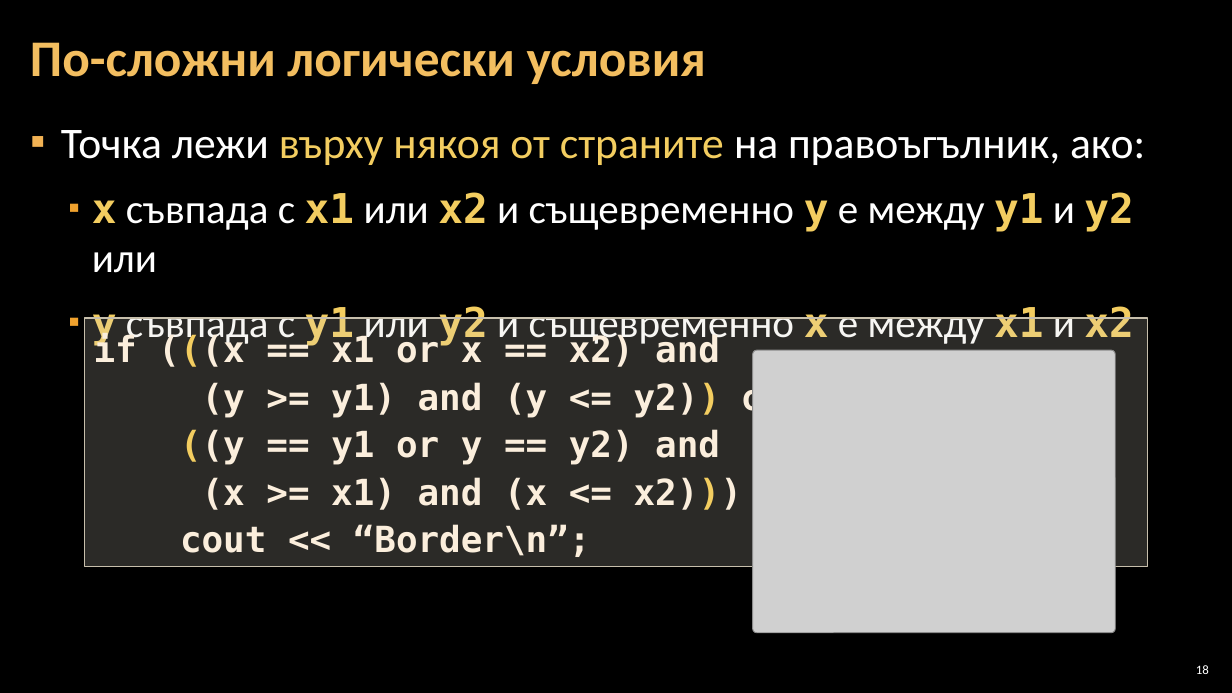
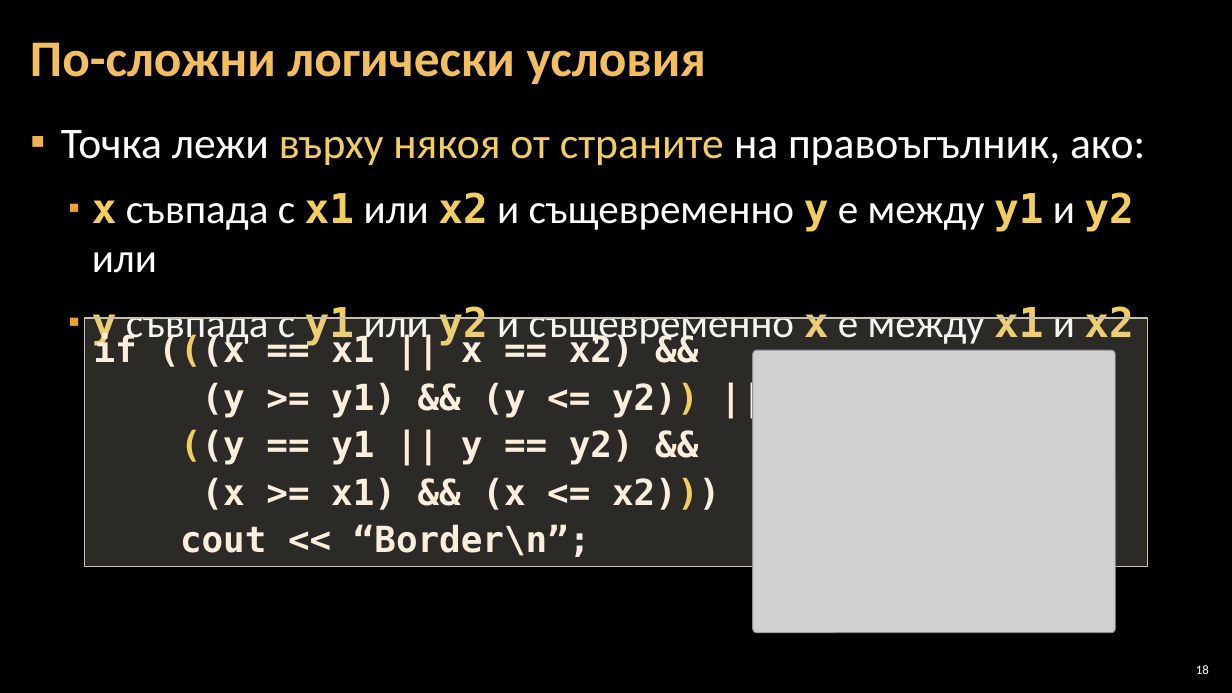
Before and after one commit to Software-University/C-plus-plus, a slide deck: slide 18 of 4. Complex-Conditions/4. Complex-Conditions.pptx. Drawn at 1232x693 pixels with LibreOffice and Linux fonts; fonts in the diff are those of the drawing; grey boxes stand for pictures; background and template pictures are left out. Boxes give left, top, right and bottom in pixels: in the first picture for what was removed or moved away, otherwise in the second. Text is boxed around its words. In the diff, an @@ line names an element or a change of style, - is before the commit and + after.

```diff
--- a/4. Complex-Conditions/4. Complex-Conditions.pptx
+++ b/4. Complex-Conditions/4. Complex-Conditions.pptx
@@ text in rectangle at bbox=[94, 333, 720, 510]: text changed @@
-if (((x == x1 or x == x2) and
-(y >= y1) and (y <= y2)) or
-((y == y1 or y == y2) and
-(x >= x1) and (x <= x2)))
+if (((x == x1 || x == x2) &&
+(y >= y1) && (y <= y2)) ||
+((y == y1 || y == y2) &&
+(x >= x1) && (x <= x2)))
```
Also in this commit, not shown: 9 other slides changed.
